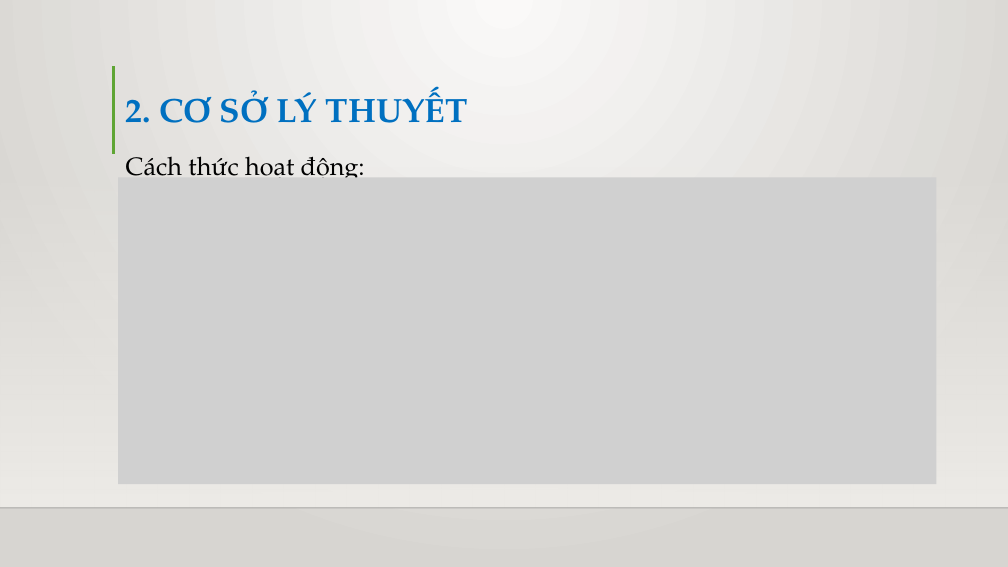
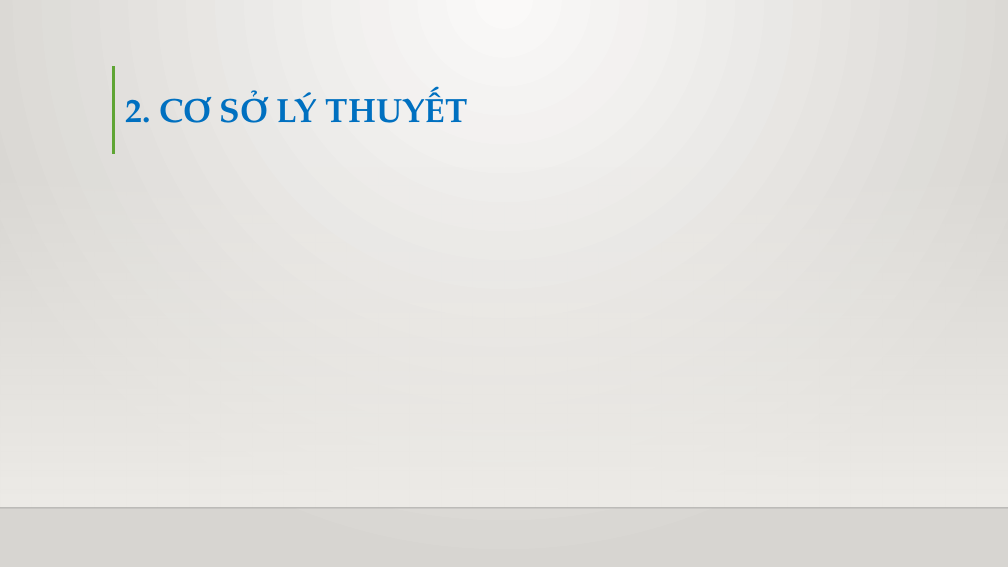
Before and after one commit to truyenda20ttb/cn-da20ttb-lethanhtruyen-lstm-python, a slide deck: slide 22 of thesis/abs/BÁO CÁO ĐỒ ÁN CHUYÊN NGÀNH.pptx. Drawn at 1008x567 pixels with LibreOffice and Linux fonts; fonts in the diff are those of the drawing; grey boxes stand for pictures; background and template pictures are left out. Boxes give left, top, right and bottom in pixels: in the first picture for what was removed or moved away, otherwise in the second. Text is boxed around its words. In the diff, an @@ line names an element or a change of style, - is before the commit and + after.

```diff
--- a/thesis/abs/BÁO CÁO ĐỒ ÁN CHUYÊN NGÀNH.pptx
+++ b/thesis/abs/BÁO CÁO ĐỒ ÁN CHUYÊN NGÀNH.pptx
@@ picture removed at <box>118,178,937,485</box> @@
@@ text removed at <box>126,156,365,178</box> @@
-Cách thức hoạt động:
```
Also in this commit, not shown: 16 other slides changed, 2 slides added, 2 slides removed.
